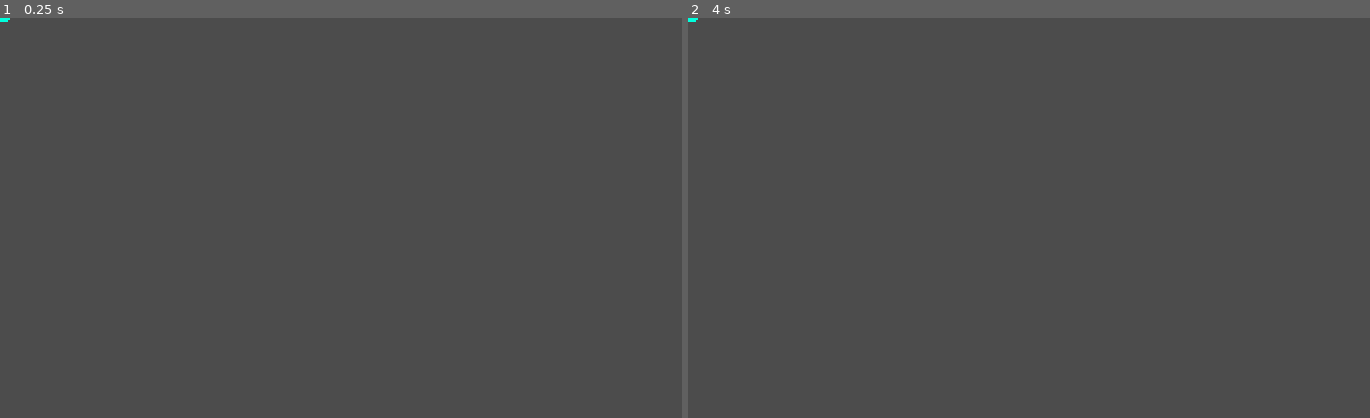
Above: before the commit, frames 1-2 (left to right).
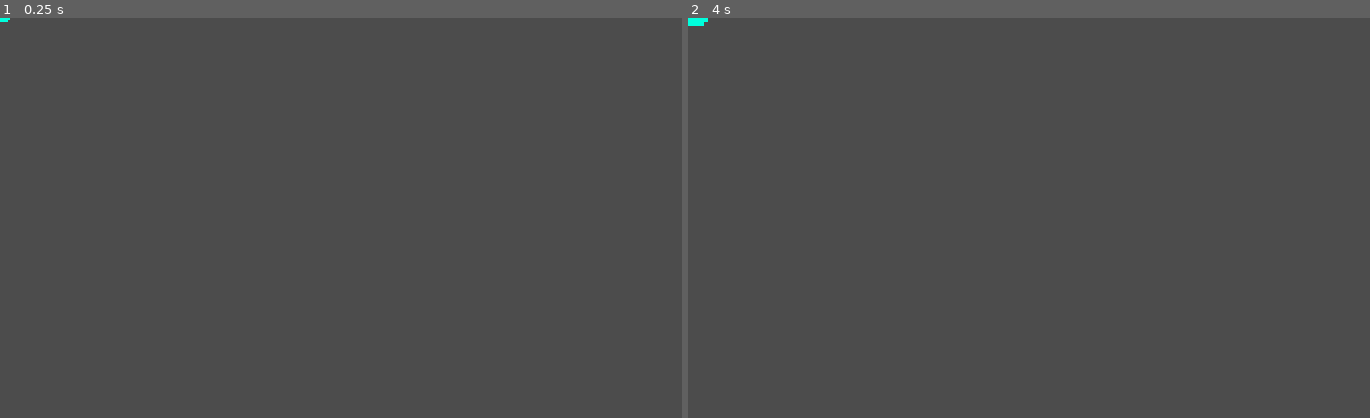
Above: after the commit, the same moments.

Repository: Nexe08/EnergySource
Game: Godot game, scene res://Drop/EnergyDrop.tscn
Same seed, same stepped clock (60 frames per second), same inputs: the game is played once before the commit and once after it. This scene is started directly instead of the project's main scene.
Inputs (mouse positions are in pixels of both pictures, inside the frame that each line leads up to):
- Up to frame 1 (0.25 s): no input
- Up to frame 2 (4 s): tap Enter at 0.5, 2, 3.5 s; move the mouse to (1179, 198) at 0.52 s; hold A (a) 0.53-1.28 s; tap D (d) at 0.8, 1.35, 3.8 s; tap Space at 1.25, 2.75 s; move the mouse to (892, 238) at 1.27 s; tap S (s) at 1.55 s; move the mouse to (1097, 130) at 2.02 s; hold S (s) 2.03-2.78 s; tap W (w) at 2.3, 2.85 s; move the mouse to (994, 298) at 2.77 s; tap A (a) at 3.05 s; move the mouse to (1233, 278) at 3.52 s; hold A (a) from 3.53 s (still down)

Frame 1 is identical in both runs. In frame 2, less than 0.1% of the frame differs, in the area x 0-3%, y 0-2%.

Commit message:
Added: Spawning EnergyDrop on Enemy death etc...
* EnergyBar will show incremented amount of value.
* Player can only pick drop if needed.
* energy_bar_component is clamping value.

Diff:
--- a/Autoload/global.gd
+++ b/Autoload/global.gd
@@ -5,11 +5,17 @@
 # to change energy level and update ui we have to emmit this signal
 signal energy_level_changed(value)
 
+# called in energy drop
+# connected with player
+# warning-ignore:unused_signal
+signal can_pickup_energy_drop(value)
+
 var core
 var current_camera
 var main
 var player
 
+var energy_drop_path: PackedScene = preload("res://Drop/EnergyDrop.tscn")
 var player_bullet_path: PackedScene = preload("res://Projectile/PlayerBullet.tscn")
 
 func screen_shake(i, d):
--- a/Character/Script/character.gd
+++ b/Character/Script/character.gd
@@ -19,3 +19,10 @@
         if is_instance_valid(component):
             if component.has_method("take_damage"):
                 component.take_damage(takken_damage, damage_direction)
+
+
+# callled by enemy component
+func spawn_energy_drop():
+    var drop_instance = global.energy_drop_path.instance()
+    drop_instance.global_position = global_position
+    global.main.add_child(drop_instance)
--- a/Drop/EnergyDrop.tscn
+++ b/Drop/EnergyDrop.tscn
@@ -52,7 +52,7 @@
 
 [sub_resource type="Animation" id=2]
 resource_name = "default"
-length = 0.8
+length = 4.0
 loop = true
 tracks/0/type = "value"
 tracks/0/path = NodePath("Sprite:scale")
@@ -61,10 +61,10 @@
 tracks/0/imported = false
 tracks/0/enabled = true
 tracks/0/keys = {
-"times": PoolRealArray( 0, 0.4 ),
-"transitions": PoolRealArray( 0.5, 1 ),
+"times": PoolRealArray( 0, 0.4, 0.6, 1, 1.2, 1.6, 1.8, 2.2, 2.4, 2.8, 3, 3.92745, 4 ),
+"transitions": PoolRealArray( 0.5, 0.0717937, 0.5, 0.0717937, 0.5, 0.0717937, 0.5, 0.0717937, 0.5, 0.0717937, 0.5, 4.14106, 1 ),
 "update": 0,
-"values": [ Vector2( 1.5, 1.5 ), Vector2( 1, 1 ) ]
+"values": [ Vector2( 1.5, 1.5 ), Vector2( 1, 1 ), Vector2( 1.5, 1.5 ), Vector2( 1, 1 ), Vector2( 1.5, 1.5 ), Vector2( 1, 1 ), Vector2( 1.5, 1.5 ), Vector2( 1, 1 ), Vector2( 1.5, 1.5 ), Vector2( 1, 1 ), Vector2( 1, 1 ), Vector2( 1, 1 ), Vector2( 2, 2 ) ]
 }
 tracks/1/type = "value"
 tracks/1/path = NodePath("Sprite:visible")
@@ -73,10 +73,24 @@
 tracks/1/imported = false
 tracks/1/enabled = true
 tracks/1/keys = {
-"times": PoolRealArray( 0 ),
+"times": PoolRealArray( 0, 3.0061, 3.0756, 3.1451, 3.21154, 3.27799, 3.34749, 3.41088, 3.47123, 3.52853, 3.57932, 3.63523, 3.68387, 3.74568, 3.80023, 3.84253, 3.88697, 3.9349 ),
+"transitions": PoolRealArray( 1, 1, 1, 1, 1, 1, 1, 1, 1, 1, 1, 1, 1, 1, 1, 1, 1, 1 ),
+"update": 1,
+"values": [ true, true, false, true, false, true, false, true, false, true, false, true, false, true, false, true, false, true ]
+}
+tracks/2/type = "method"
+tracks/2/path = NodePath("EnergyDropComponent")
+tracks/2/interp = 1
+tracks/2/loop_wrap = true
+tracks/2/imported = false
+tracks/2/enabled = true
+tracks/2/keys = {
+"times": PoolRealArray( 4 ),
 "transitions": PoolRealArray( 1 ),
-"update": 1,
-"values": [ true ]
+"values": [ {
+"args": [  ],
+"method": "_self_distruction"
+} ]
 }
 
 [node name="EnergyDrop" instance=ExtResource( 1 )]
@@ -89,8 +103,6 @@
 shape = SubResource( 1 )
 
 [node name="Sprite" parent="." index="1"]
-visible = false
-scale = Vector2( 1.5, 1.5 )
 texture = ExtResource( 2 )
 
 [node name="EnergyDropComponent" type="Node2D" parent="." index="2"]
--- a/Drop/script/energy_drop_component.gd
+++ b/Drop/script/energy_drop_component.gd
@@ -1,5 +1,7 @@
 extends Node2D
 # energy drop component
+
+export var energy_level: float = 5
 
 onready var anim = $AnimationPlayer
 
@@ -10,5 +12,9 @@
 
 # called by parent when player will detect it
 func pick_up():
-    global.emit_signal("energy_level_changed", 1)
+    global.emit_signal("energy_level_changed", energy_level)
     anim.play("death")
+
+
+func _self_distruction():
+    anim.play("death")
--- a/Enemy/Chaser.tscn
+++ b/Enemy/Chaser.tscn
@@ -75,8 +75,8 @@
 "method": "queue_free"
 } ]
 }
-tracks/3/type = "value"
-tracks/3/path = NodePath("../CollisionShape2D:disabled")
+tracks/3/type = "method"
+tracks/3/path = NodePath("..")
 tracks/3/interp = 1
 tracks/3/loop_wrap = true
 tracks/3/imported = false
@@ -84,16 +84,30 @@
 tracks/3/keys = {
 "times": PoolRealArray( 0 ),
 "transitions": PoolRealArray( 1 ),
-"update": 1,
-"values": [ true ]
+"values": [ {
+"args": [  ],
+"method": "spawn_energy_drop"
+} ]
 }
 tracks/4/type = "value"
-tracks/4/path = NodePath("AttackArea/CollisionShape2D:disabled")
+tracks/4/path = NodePath("../CollisionShape2D:disabled")
 tracks/4/interp = 1
 tracks/4/loop_wrap = true
 tracks/4/imported = false
 tracks/4/enabled = true
 tracks/4/keys = {
+"times": PoolRealArray( 0 ),
+"transitions": PoolRealArray( 1 ),
+"update": 1,
+"values": [ true ]
+}
+tracks/5/type = "value"
+tracks/5/path = NodePath("AttackArea/CollisionShape2D:disabled")
+tracks/5/interp = 1
+tracks/5/loop_wrap = true
+tracks/5/imported = false
+tracks/5/enabled = true
+tracks/5/keys = {
 "times": PoolRealArray( 0 ),
 "transitions": PoolRealArray( 1 ),
 "update": 1,
@@ -168,6 +182,7 @@
 script = ExtResource( 3 )
 
 [node name="Sprite" type="Sprite" parent="ChaserComponent" index="0"]
+visible = false
 texture = ExtResource( 2 )
 
 [node name="Death Partical" type="CPUParticles2D" parent="ChaserComponent" index="1"]
--- a/Player/Script/drop_detecting_component.gd
+++ b/Player/Script/drop_detecting_component.gd
@@ -2,7 +2,22 @@
 # drop detecting component
 
 
+onready var can_pickup: bool = true
+
+
+func _ready() -> void:
+    # warning-ignore:return_value_discarded
+    global.connect("can_pickup_energy_drop", self, "_change_pickup_flage")
+
 
 func _on_drop_detection(area: Area2D) -> void:
+    if not can_pickup:
+        return
+
     if area.has_method("pick_up"):
         area.pick_up()
+
+
+# signal call
+func _change_pickup_flage(value: bool) -> void:
+    can_pickup = value
--- a/ProgressBar/script/energy_bar_component.gd
+++ b/ProgressBar/script/energy_bar_component.gd
@@ -22,6 +22,13 @@
 # signal connection
 func _change_energy_level(value):
     current_energy_level += value
+    current_energy_level = clamp(current_energy_level, 0, max_energy_level)
+
+    if current_energy_level < max_energy_level:
+        global.emit_signal("can_pickup_energy_drop", true)
+
+    else:
+        global.emit_signal("can_pickup_energy_drop", false)
 
     if value < 0:
         energy_bar.rect_scale = Vector2(1.05, 1.1)
--- a/ProgressBar/script/progress_bar.gd
+++ b/ProgressBar/script/progress_bar.gd
@@ -3,6 +3,8 @@
 
 
 export var always_visible: bool = false
+
+onready var increment: bool = false
 
 onready var visible_timer = $VisibleTimer
 onready var b_progress_bar = $ProgressBar
@@ -16,7 +18,10 @@
 
 
 func _process(delta: float) -> void:
-    b_progress_bar.value = lerp(b_progress_bar.value, value, delta * 4)
+    if not increment:
+        b_progress_bar.value = lerp(b_progress_bar.value, value, delta * 4)
+    else:
+        value = lerp(value, b_progress_bar.value, delta * 4)
 
 
 func update_value(_value: float) -> void:
@@ -25,7 +30,12 @@
         visible_timer.stop()
         visible_timer.start()
 
-    self.value = _value
+    if _value < value:
+        self.value = _value
+        increment = false
+    else:
+        b_progress_bar.value = _value
+        increment = true
 
     b_progress_bar.rect_size = rect_size
     b_progress_bar.max_value = max_value
